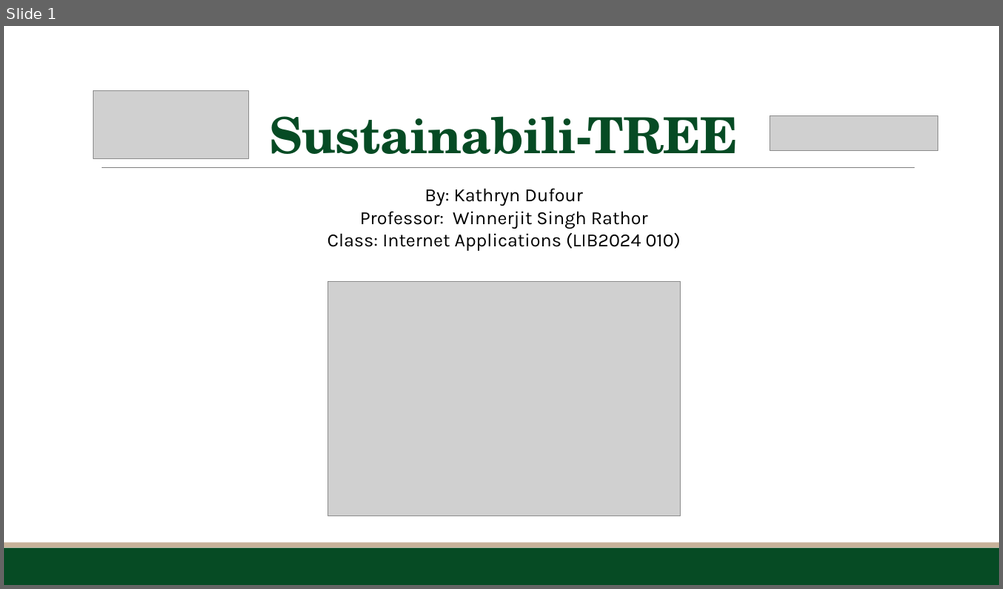
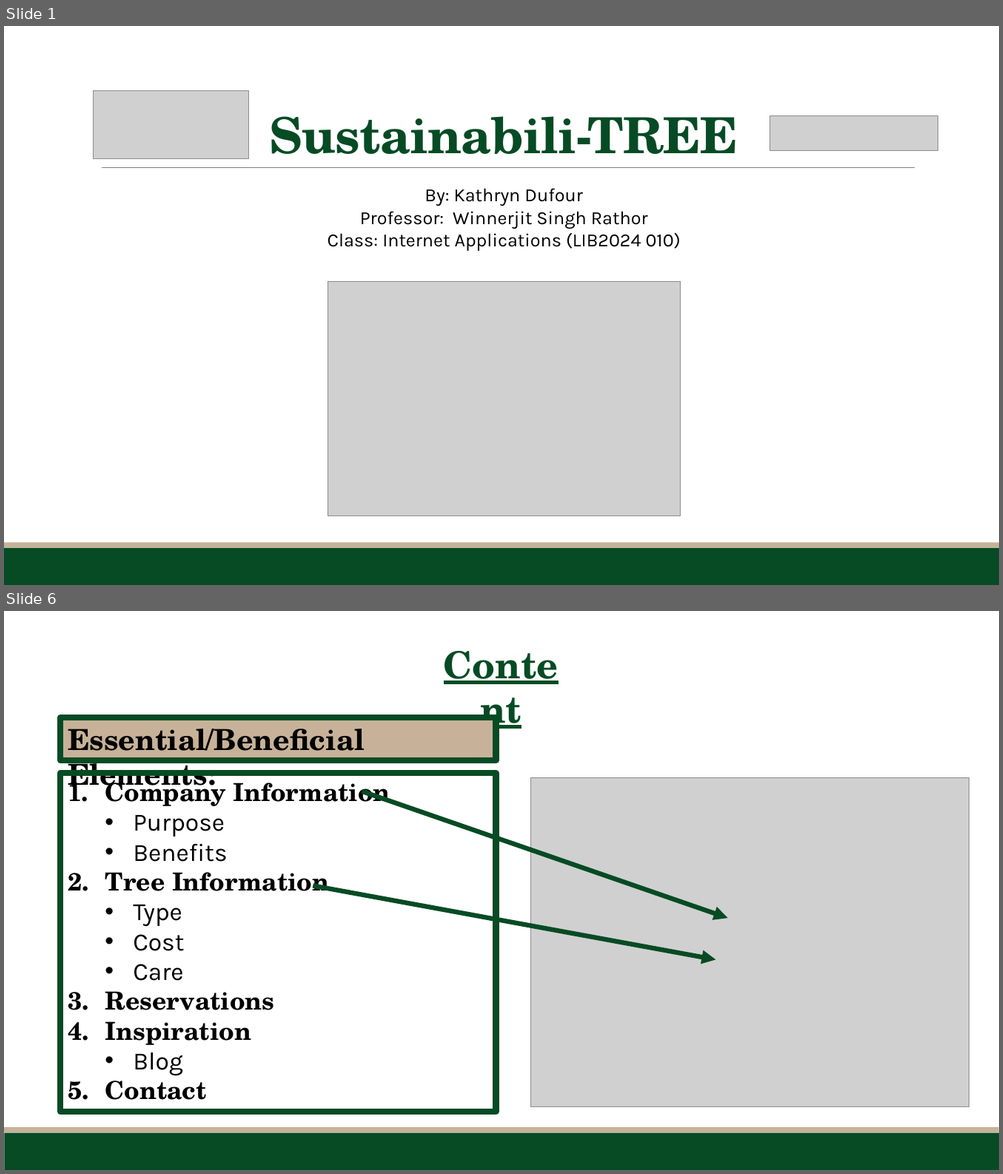
Before and after one commit to dufo0062/dufo0062.github.io, a slide deck: final/dufour_kathryn_final.pptx. Shown one above the other, each under a label of ours: slide 1 before the commit, slides 1 and 6 after it; the slides between them are not shown. The pictures are 1003x589 and 1003x1174 pixels, drawn with LibreOffice and Linux fonts; fonts in the diff are those of the drawing; grey boxes stand for pictures. Boxes give left, top, right and bottom in pixels: in the first picture for what was removed or moved away, otherwise in the second. Text is boxed around its words. In the diff, an @@ line names an element or a change of style, - is before the commit and + after.

```diff
--- a/final/dufour_kathryn_final.pptx
+++ b/final/dufour_kathryn_final.pptx
@@ slide 6 added at (4,611,999,1170), background #FFFFFF; not listed: 2 template elements that a slide beside it also shows @@
@@ text added at (425,637,577,690), 36 pt, text #064B24, bold, underline @@
+Content
@@ rectangle added at (61,718,496,760), fill #C7B299, outline #064B24 6 pt, 28 pt, text #000000, bold @@
+Essential/Beneficial Elements:
@@ rectangle added at (61,773,496,1112), outline #064B24 6 pt, 24 pt, text #000000, bold @@
+1. Company Information
+  • Purpose
+  • Benefits
+2. Tree Information
+  • Type
+  • Cost
+  • Care
+3. Reservations
+4. Inspiration
+  • Blog
+5. Contact
@@ picture added at (531,778,970,1108) @@
@@ arrow added from (362, 792) to (728, 918), #064B24 4.5 pt @@
@@ arrow added from (313, 886) to (716, 960), #064B24 4.5 pt @@
```
Also in this commit, not shown: 1 slide changed, 13 other slides added, 1 slide removed, 8 other files.
